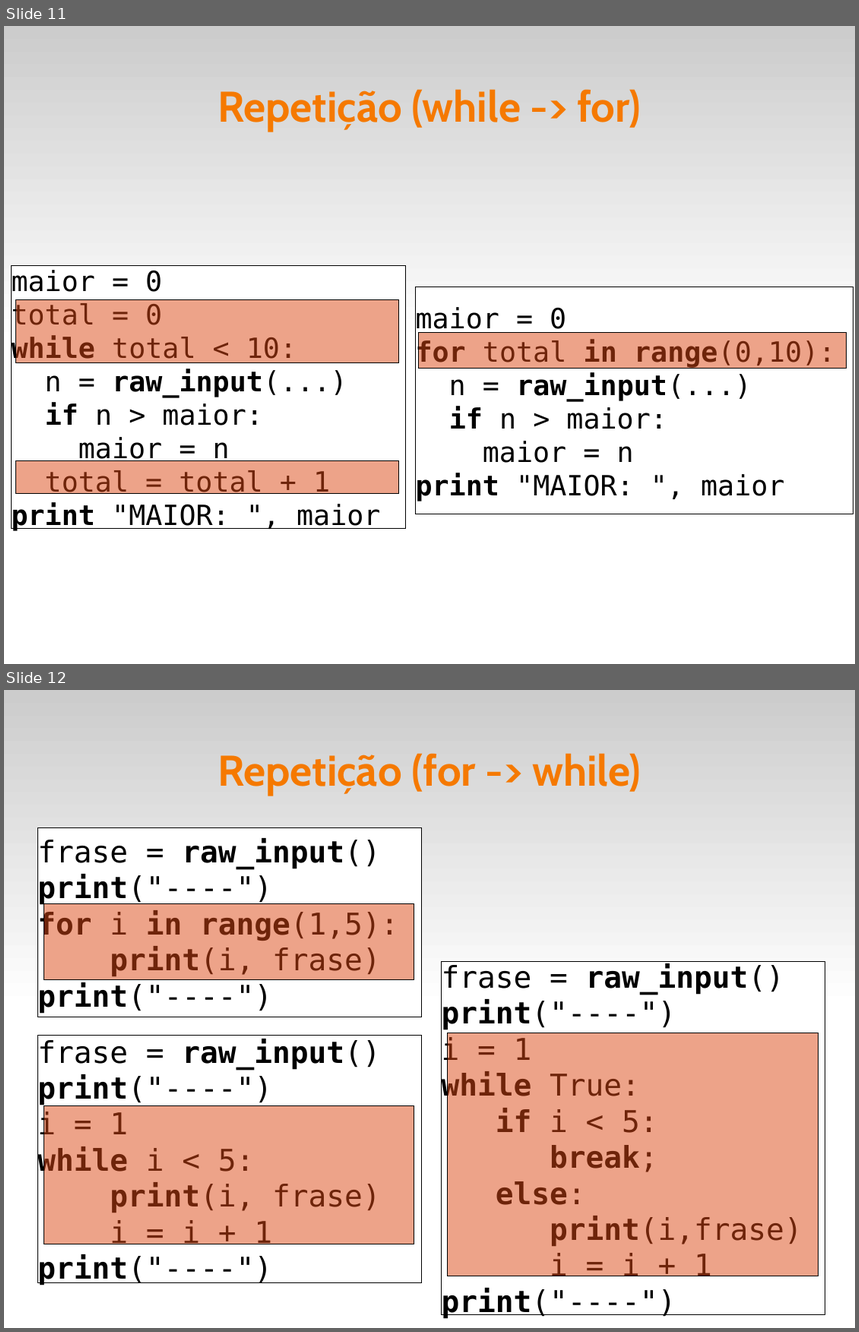
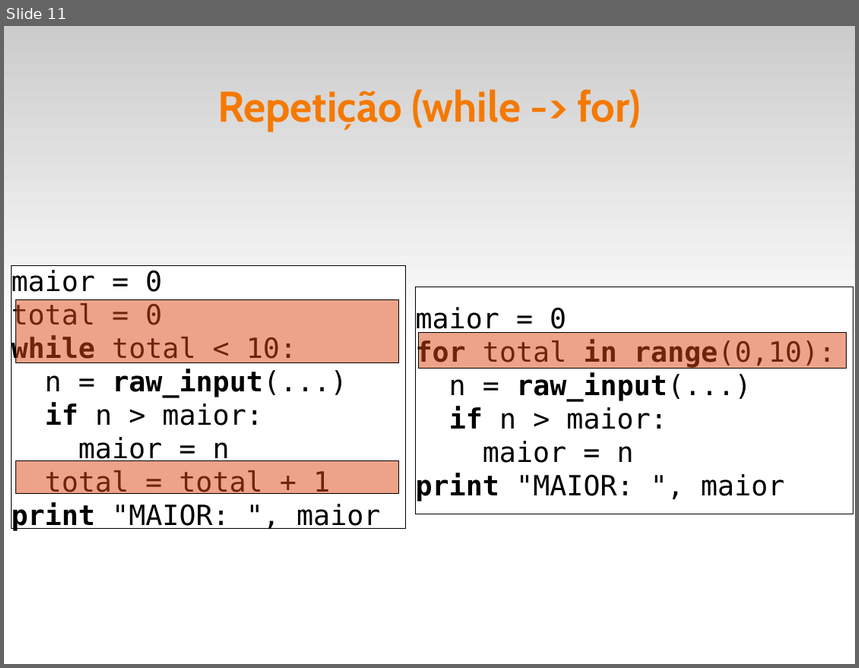
Before and after one commit to fsantanna-uerj/IPD, a slide deck: slides/ipd-05-while.odp. Shown one above the other, each under a label of ours: slides 11 and 12 before the commit, slide 11 after it. The pictures are 859x1332 and 859x668 pixels, drawn with LibreOffice and Linux fonts; fonts in the diff are those of the drawing. Boxes give left, top, right and bottom in pixels: in the first picture for what was removed or moved away, otherwise in the second. Text is boxed around its words. In the diff, an @@ line names an element or a change of style, - is before the commit and + after.

```diff
--- a/slides/ipd-05-while.odp
+++ b/slides/ipd-05-while.odp
@@ slide 12 removed at [4,690,855,1328], background #FFFFFF; not listed: 1 template element that a slide beside it also shows @@
@@ title removed at [218,753,641,796] @@
-Repetição (for -> while)
@@ rectangle removed at [38,828,422,1018] @@
-frase = raw_input()
-print("----")
-for i in range(1,5):
-print(i, frase)
-print("----")
@@ rectangle removed at [44,904,415,980] @@
@@ rectangle removed at [442,962,826,1315] @@
-frase = raw_input()
-print("----")
-i = 1
-while True:
-if i < 5:
-break;
-else:
-print(i,frase)
-i = i + 1
-print("----")
@@ rectangle removed at [38,1036,422,1284] @@
-frase = raw_input()
-print("----")
-i = 1
-while i < 5:
-print(i, frase)
-i = i + 1
-print("----")
@@ rectangle removed at [448,1034,819,1277] @@
@@ rectangle removed at [44,1106,415,1246] @@
```
Also in this commit, not shown: 16 other files.
